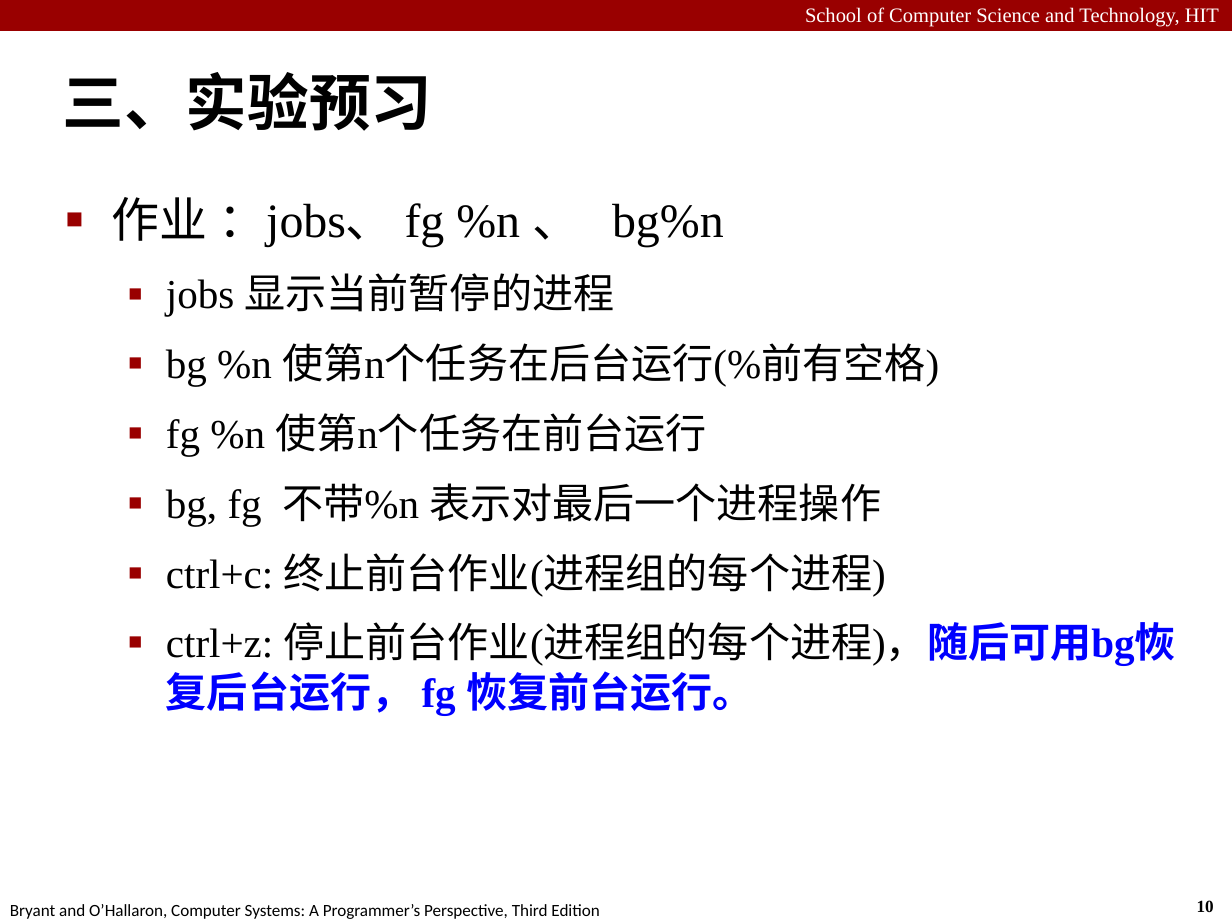
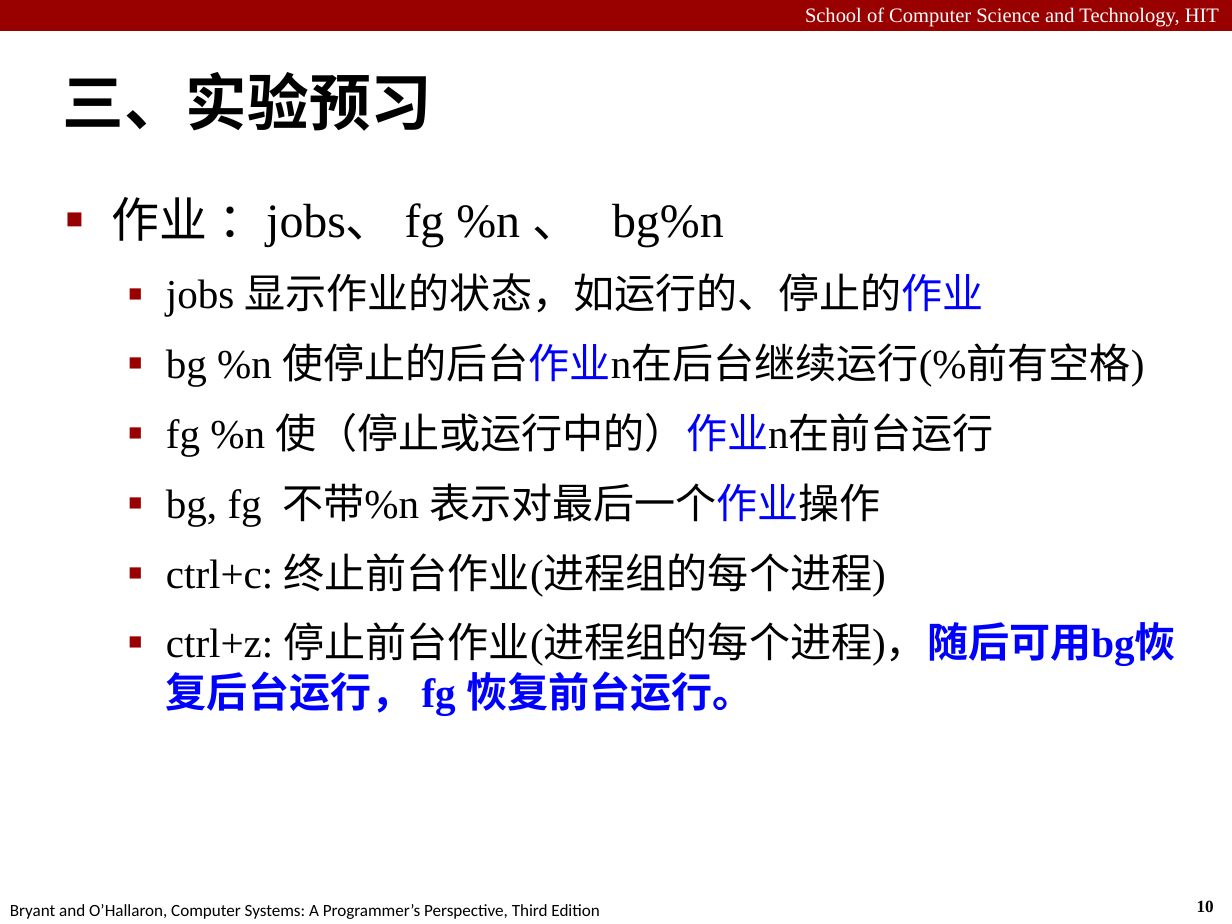
Before and after one commit to cuttingedge191/HITCS-ICS_CSAPP, a slide deck: slide 10 of HIT_Labs/Lab7/Lab7-2021.pptx. Drawn at 1232x924 pixels with LibreOffice and Linux fonts; fonts in the diff are those of the drawing. Boxes give left, top, right and bottom in pixels: in the first picture for what was removed or moved away, otherwise in the second. Text is boxed around its words. In the diff, an @@ line names an element or a change of style, - is before the commit and + after.

```diff
--- a/HIT_Labs/Lab7/Lab7-2021.pptx
+++ b/HIT_Labs/Lab7/Lab7-2021.pptx
@@ text at [166,273,1144,526]: text changed @@
-  ▪ jobs 显示当前暂停的进程
-  ▪ bg %n 使第n个任务在后台运行(%前有空格)
-  ▪ fg %n 使第n个任务在前台运行
-  ▪ bg, fg 不带%n 表示对最后一个进程操作
+  ▪ jobs 显示作业的状态，如运行的、停止的作业
+  ▪ bg %n 使停止的后台作业n在后台继续运行(%前有空格)
+  ▪ fg %n 使（停止或运行中的）作业n在前台运行
+  ▪ bg, fg 不带%n 表示对最后一个作业操作
```
Also in this commit, not shown: 8 other slides changed, 1 slide added, 43 other files.
